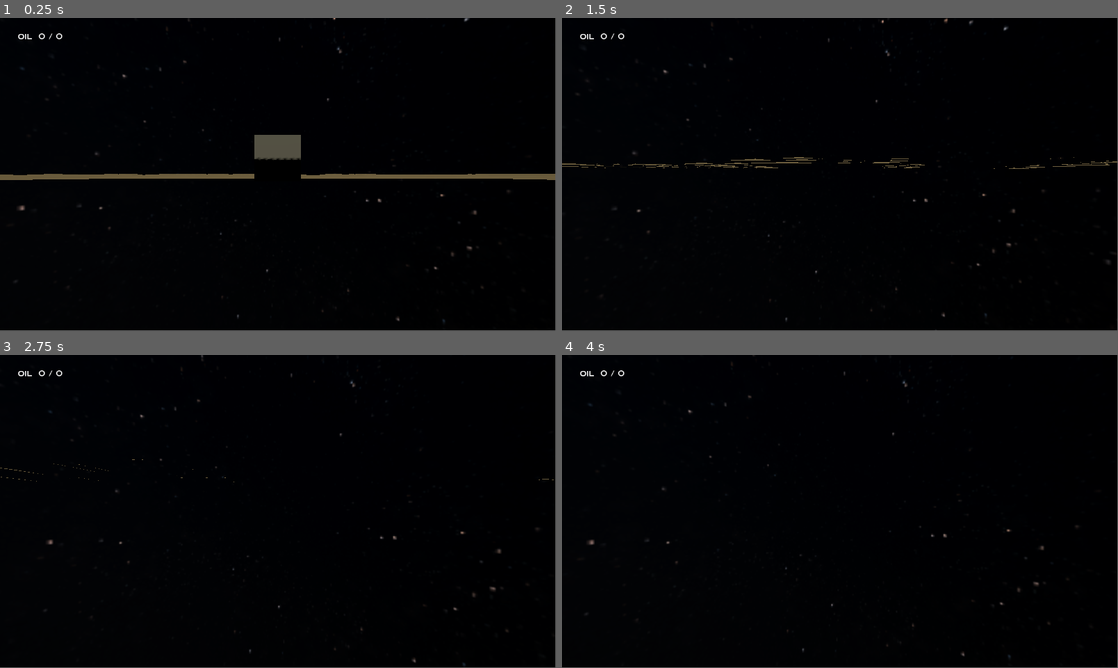
Above: before the commit, frames 1-4 (two rows, left to right).
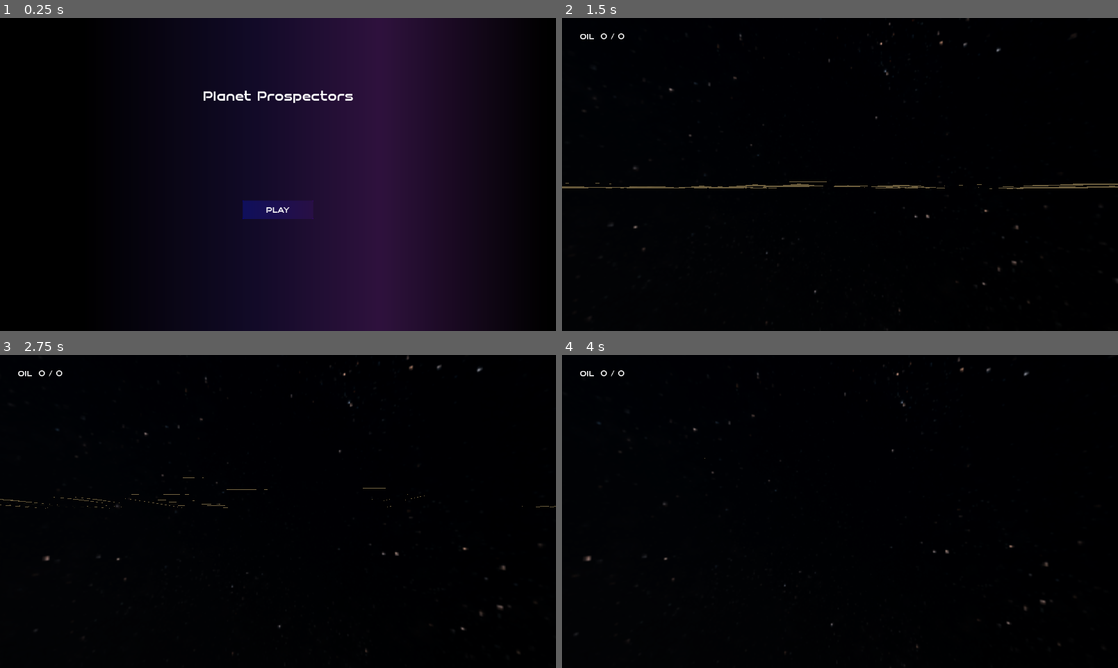
Above: after the commit, the same moments.

Repository: drussillo/Planet-Prospectors
Game: Godot game, scene res://scenes/main_menu.tscn
The game is run twice, just before and just after one commit, with the same random seed, the same clock (stepped at 60 frames per second) and the same inputs. Before the commit the project starts from res://scenes/main.tscn.
Inputs (mouse positions are in pixels of both pictures, inside the frame that each line leads up to):
- Up to frame 1 (0.25 s): no input
- Up to frame 2 (1.5 s): click (840, 208) at 0.5 s, where only the run after the commit has a clickable "PLAY"; move the mouse to (867, 171) at 1.27 s; hold W (forward) from 1.28 s (still down); hold F (interact) from 1.28 s (still down)
- Up to frame 3 (2.75 s): keep holding W (forward); tap Space (jump) at 1.52, 2.27 s; move the mouse to (250, 511) at 2.02 s; release F (interact) at 2.03 s; tap F (interact) at 2.1 s
- Up to frame 4 (4 s): keep holding W (forward); move the mouse to (851, 505) at 2.77 s; hold F (interact) 2.78-3.53 s; move the mouse to (834, 514) at 3.52 s; tap F (interact) at 3.6 s; tap Space (jump) at 3.77 s
In our replay, the window is 799x449 before the commit and 800x450 after it. These sizes can differ from the game's own. Grey fills any space a smaller window leaves; there, only what the larger window draws over its background counts as a difference.

The runs differ from the first frame. In frame 1, 49% of the frame differs, in the area x 0-100%, y 0-100%; in frame 2, 1.3%; in frame 3, 0.5%; in frame 4, 0.3%.

Commit message:
Added play button in main menu

Diff:
--- a/planet-prospectors/project.godot
+++ b/planet-prospectors/project.godot
@@ -11,14 +11,19 @@
 [application]
 
 config/name="Planet Prospectors"
-run/main_scene="uid://b082askvuq360"
+run/main_scene="uid://gob4ayb4vr7s"
 config/features=PackedStringArray("4.6", "Forward Plus")
 config/icon="res://icon.svg"
+
+[display]
+
+window/stretch/mode="viewport"
 
 [global_group]
 
 oilchunks=""
 chunks=""
+drill=""
 
 [input]
 
--- /dev/null
+++ b/planet-prospectors/scenes/main_menu.tscn
@@ -0,0 +1,75 @@
+[gd_scene format=3 uid="uid://gob4ayb4vr7s"]
+
+[ext_resource type="Script" uid="uid://c34uo1evh8xbm" path="res://scripts/main_menu.gd" id="1_ekxnf"]
+[ext_resource type="FontFile" uid="uid://cig7en63x3xhk" path="res://assets/misc/SpeedyRegular-7BLoE.ttf" id="2_ekxnf"]
+
+[sub_resource type="Gradient" id="Gradient_l6cm7"]
+offsets = PackedFloat32Array(0.14457831, 0.45783132, 0.686747, 0.9879518)
+colors = PackedColorArray(0, 0, 0, 1, 0.06855431, 0.039131917, 0.15425077, 1, 0.18249086, 0.06811694, 0.23943037, 1, 0, 0, 0, 1)
+
+[sub_resource type="GradientTexture2D" id="GradientTexture2D_ekxnf"]
+gradient = SubResource("Gradient_l6cm7")
+
+[sub_resource type="Gradient" id="Gradient_ekxnf"]
+colors = PackedColorArray(3.272891e-06, 0, 0.74407476, 1, 0.24381357, 0.00072114303, 0.52414703, 1)
+
+[sub_resource type="GradientTexture2D" id="GradientTexture2D_bqqt6"]
+gradient = SubResource("Gradient_ekxnf")
+width = 146
+height = 38
+
+[node name="MainMenu" type="Control" unique_id=798594521]
+layout_mode = 3
+anchors_preset = 15
+anchor_right = 1.0
+anchor_bottom = 1.0
+grow_horizontal = 2
+grow_vertical = 2
+size_flags_horizontal = 3
+size_flags_vertical = 3
+script = ExtResource("1_ekxnf")
+
+[node name="TextureRect" type="TextureRect" parent="." unique_id=217164652]
+layout_mode = 0
+offset_right = 1152.0
+offset_bottom = 648.0
+texture = SubResource("GradientTexture2D_ekxnf")
+expand_mode = 5
+stretch_mode = 5
+
+[node name="CenterContainer" type="CenterContainer" parent="." unique_id=576816233]
+layout_mode = 0
+offset_right = 1152.0
+offset_bottom = 324.0
+
+[node name="Title" type="Label" parent="CenterContainer" unique_id=381065200]
+layout_mode = 2
+theme_override_fonts/font = ExtResource("2_ekxnf")
+theme_override_font_sizes/font_size = 26
+text = "Planet Prospectors"
+
+[node name="CenterContainer2" type="CenterContainer" parent="." unique_id=1203167170]
+layout_mode = 0
+offset_top = 146.0
+offset_right = 1152.0
+offset_bottom = 648.0
+
+[node name="TextureRect" type="TextureRect" parent="CenterContainer2" unique_id=357322483]
+layout_mode = 2
+texture = SubResource("GradientTexture2D_bqqt6")
+
+[node name="Button" type="Button" parent="CenterContainer2/TextureRect" unique_id=741562239]
+layout_mode = 0
+offset_right = 146.0
+offset_bottom = 38.0
+
+[node name="Label" type="Label" parent="CenterContainer2/TextureRect/Button" unique_id=136616747]
+layout_mode = 0
+offset_left = 48.0
+offset_top = 9.0
+offset_right = 97.0
+offset_bottom = 29.0
+theme_override_fonts/font = ExtResource("2_ekxnf")
+text = "PLAY"
+
+[connection signal="pressed" from="CenterContainer2/TextureRect/Button" to="." method="_on_button_pressed"]
--- /dev/null
+++ b/planet-prospectors/scripts/main_menu.gd
@@ -0,0 +1,16 @@
+extends Control
+
+
+# Called when the node enters the scene tree for the first time.
+func _ready() -> void:
+	pass # Replace with function body.
+
+
+# Called every frame. 'delta' is the elapsed time since the previous frame.
+func _process(delta: float) -> void:
+	if Input.is_action_pressed("escape"):
+		get_tree().quit()
+
+
+func _on_button_pressed() -> void:
+	get_tree().change_scene_to_file("res://scenes/main.tscn")
Not shown, added: planet-prospectors/scripts/main_menu.gd.uid
